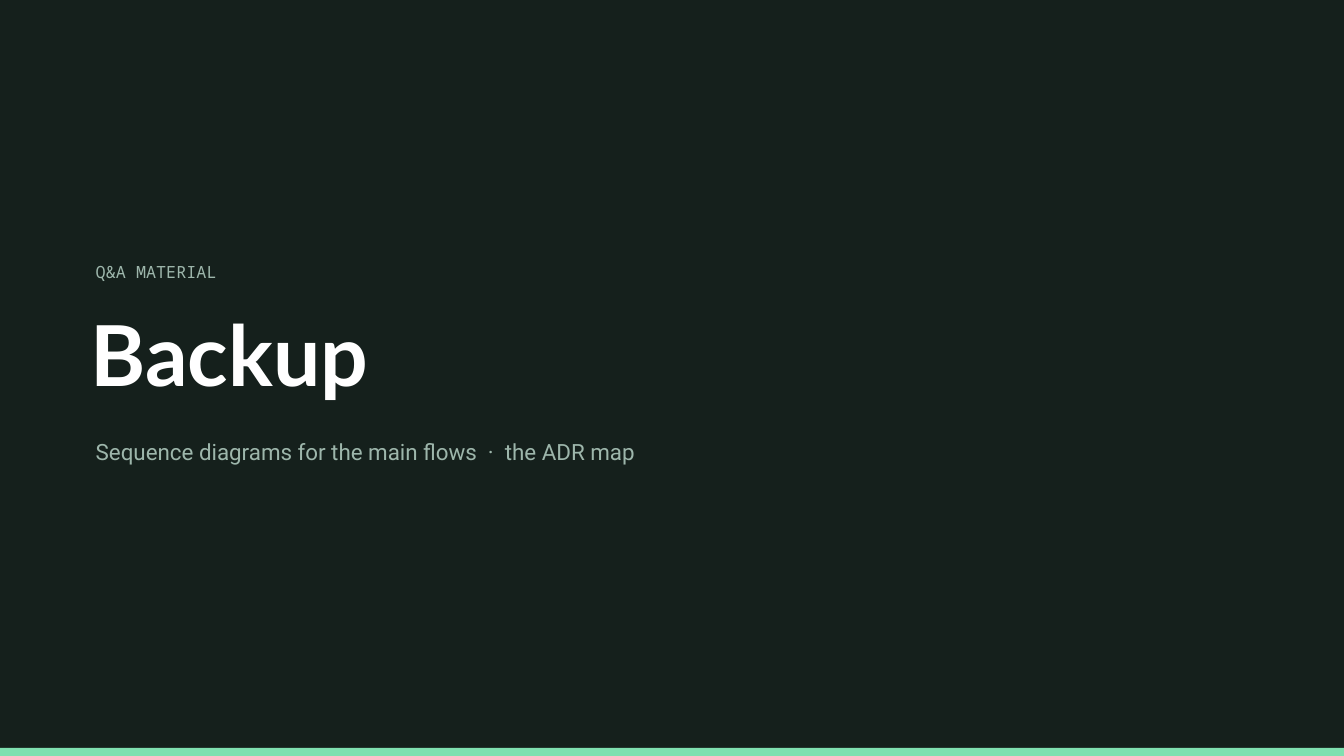
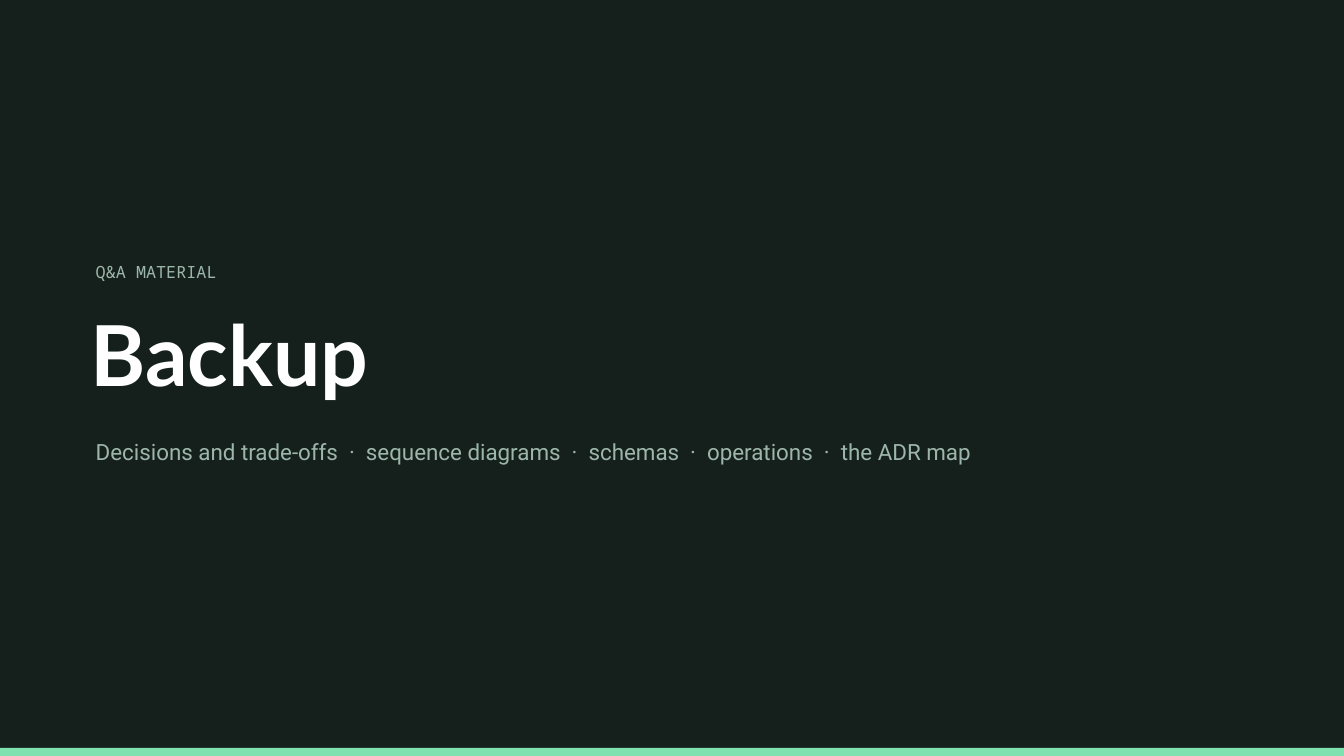
Before and after one commit to wanthat-app/monorepo, a slide deck: slide 12 of slides/wanthat-presentation.pptx (slide 14 before the commit). Drawn at 1344x756 pixels with LibreOffice and Linux fonts; fonts in the diff are those of the drawing. Boxes give left, top, right and bottom in pixels: in the first picture for what was removed or moved away, otherwise in the second. Text is boxed around its words. In the diff, an @@ line names an element or a change of style, - is before the commit and + after.

```diff
--- a/slides/wanthat-presentation.pptx
+++ b/slides/wanthat-presentation.pptx
@@ text at box(96, 443, 970, 465): text changed @@
-Sequence diagrams for the main flows · the ADR map
+Decisions and trade-offs · sequence diagrams · schemas · operations · the ADR map
```
Also in this commit, not shown: 18 other slides changed, 6 slides added, 3 other files.
